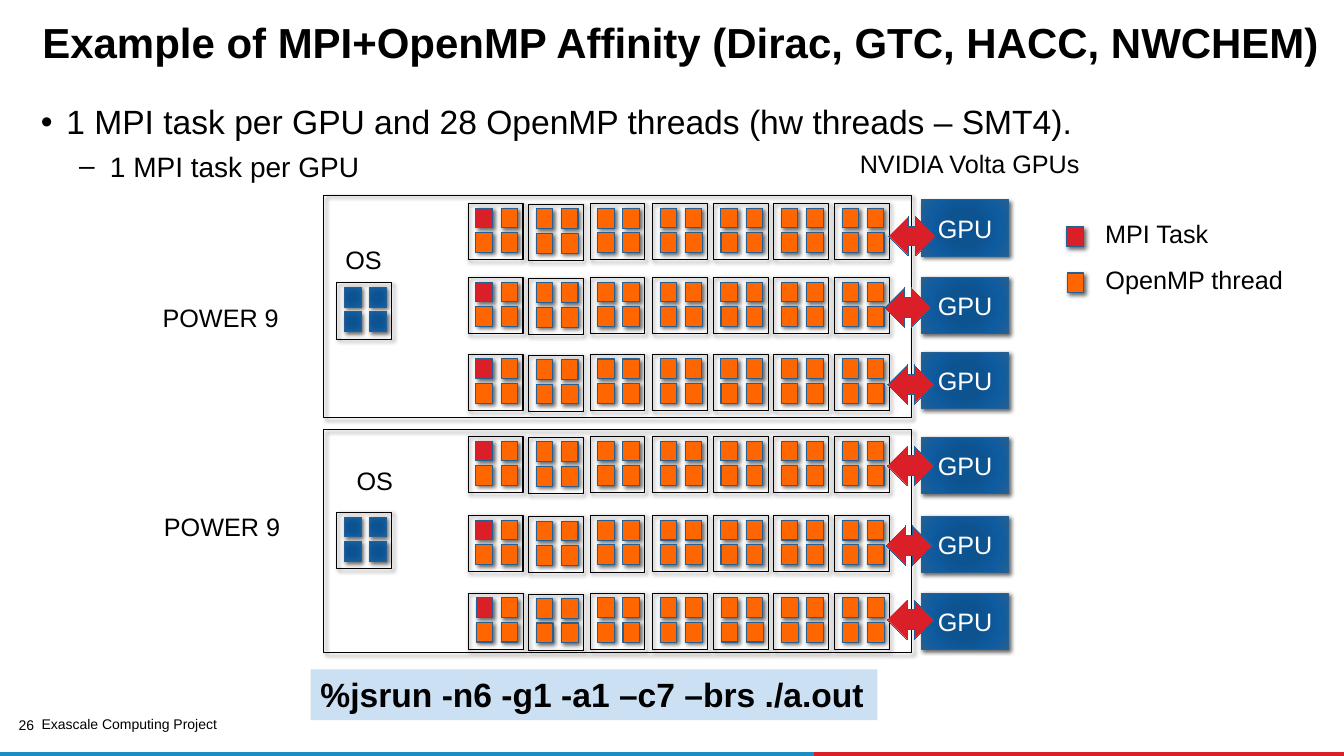
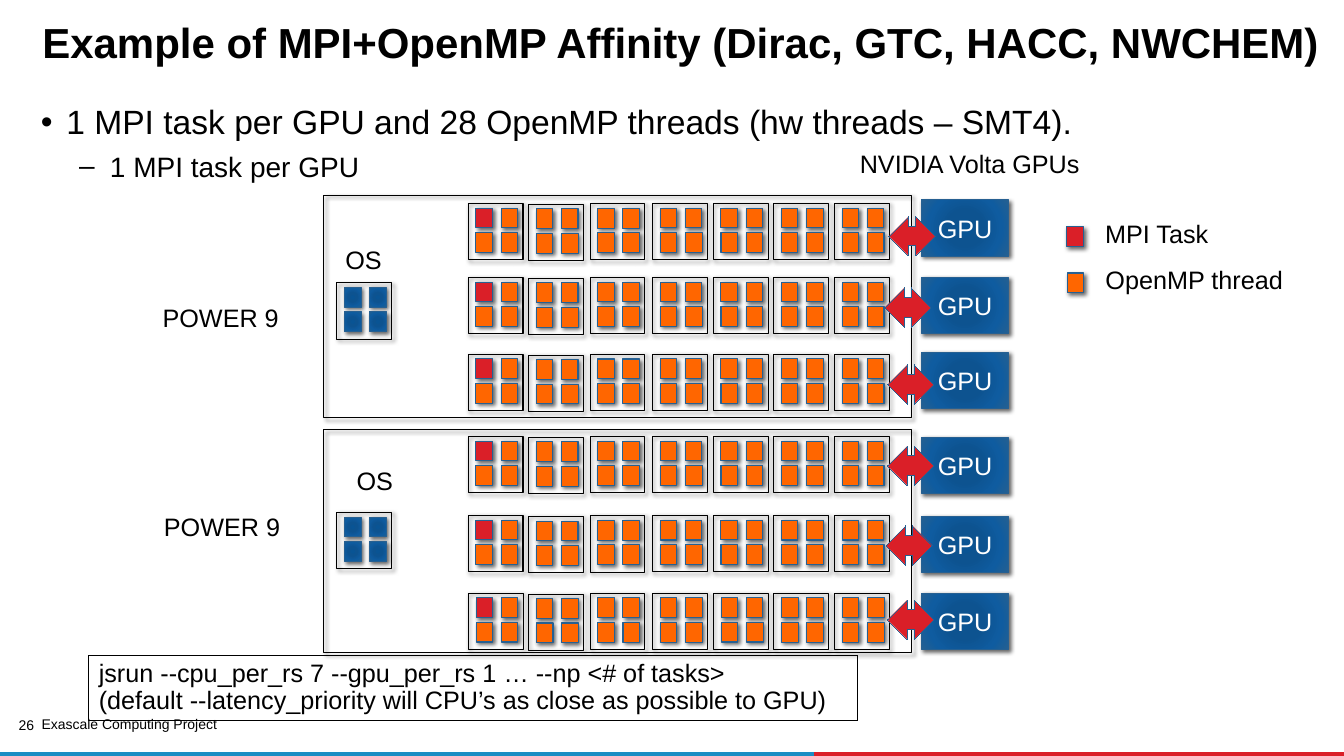
Before and after one commit to kongm/ecp-openmp-material, a slide deck: slide 26 of MPI-OpenMP-tutorial.pptx. Drawn at 1344x756 pixels with LibreOffice and Linux fonts; fonts in the diff are those of the drawing; background and template pictures are left out. Boxes give left, top, right and bottom in pixels: in the first picture for what was removed or moved away, otherwise in the second. Text is boxed around its words. In the diff, an @@ line names an element or a change of style, - is before the commit and + after.

```diff
--- a/MPI-OpenMP-tutorial.pptx
+++ b/MPI-OpenMP-tutorial.pptx
@@ rectangle added at bbox=[89, 655, 858, 721], outline #000000 0.75 pt, 18 pt, text #000000 @@
+jsrun --cpu_per_rs 7 --gpu_per_rs 1 … --np <# of tasks>
+(default --latency_priority will CPU’s as close as possible to GPU)
@@ rectangle removed at bbox=[311, 669, 877, 720] @@
-%jsrun -n6 -g1 -a1 –c7 –brs ./a.out
```
Also in this commit, not shown: 3 other slides changed, 1 slide added, 15 slides removed.
